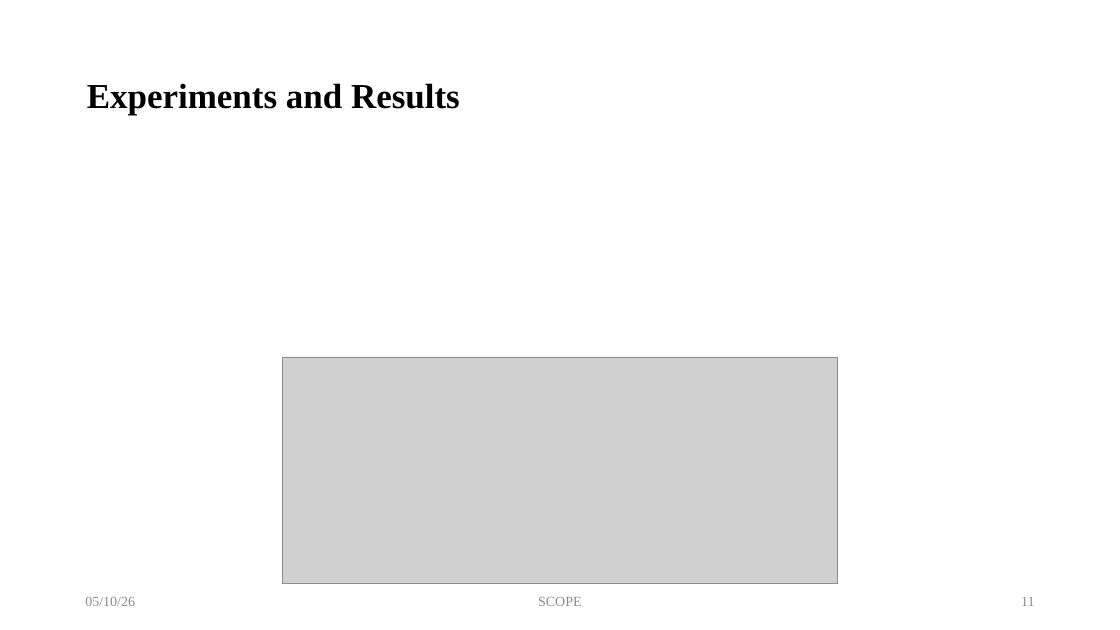
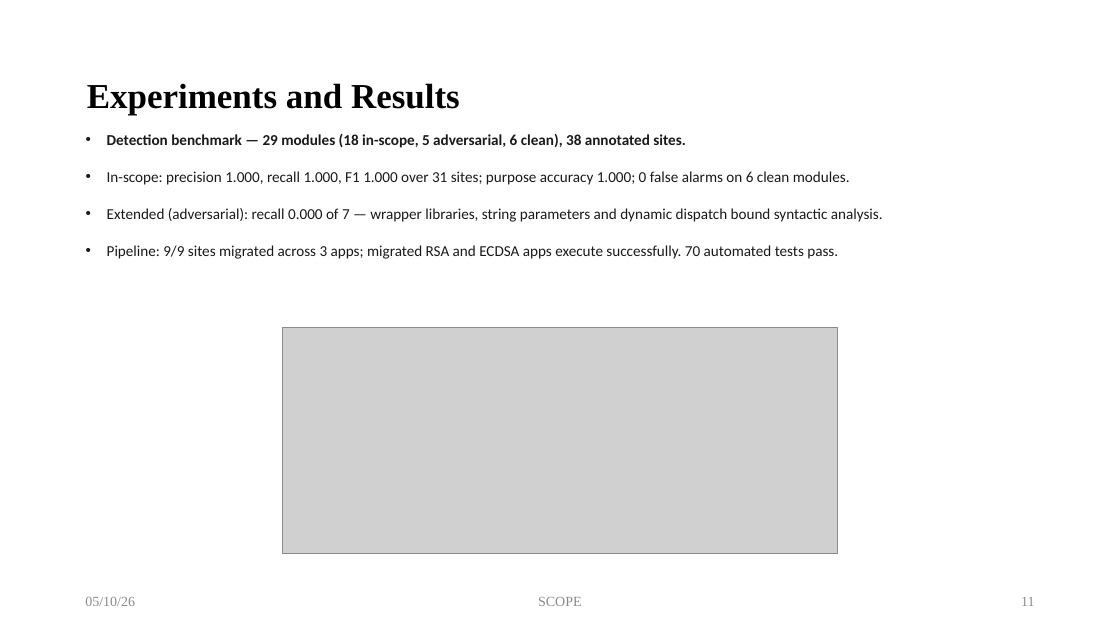
Before and after one commit to arpitmittal2025/pqc-migrator, a slide deck: slide 11 of report/Review_3_Team_20106UG02.pptx. Drawn at 1120x630 pixels with LibreOffice and Linux fonts; fonts in the diff are those of the drawing; grey boxes stand for pictures. Boxes give left, top, right and bottom in pixels: in the first picture for what was removed or moved away, otherwise in the second. Text is boxed around its words. In the diff, an @@ line names an element or a change of style, - is before the commit and + after.

```diff
--- a/report/Review_3_Team_20106UG02.pptx
+++ b/report/Review_3_Team_20106UG02.pptx
@@ text added at [107, 134, 883, 259], 13 pt, text #1A1A1A @@
+• Detection benchmark — 29 modules (18 in-scope, 5 adversarial, 6 clean), 38 annotated sites.
+• In-scope: precision 1.000, recall 1.000, F1 1.000 over 31 sites; purpose accuracy 1.000; 0 false alarms on 6 clean modules.
+• Extended (adversarial): recall 0.000 of 7 — wrapper libraries, string parameters and dynamic dispatch bound syntactic analysis.
+• Pipeline: 9/9 sites migrated across 3 apps; migrated RSA and ECDSA apps execute successfully. 70 automated tests pass.
@@ picture: place and size @@
-picture at [283, 357, 838, 583]
+picture at [283, 328, 838, 554]
```
Also in this commit, not shown: 3 other slides changed, 19 other files.
